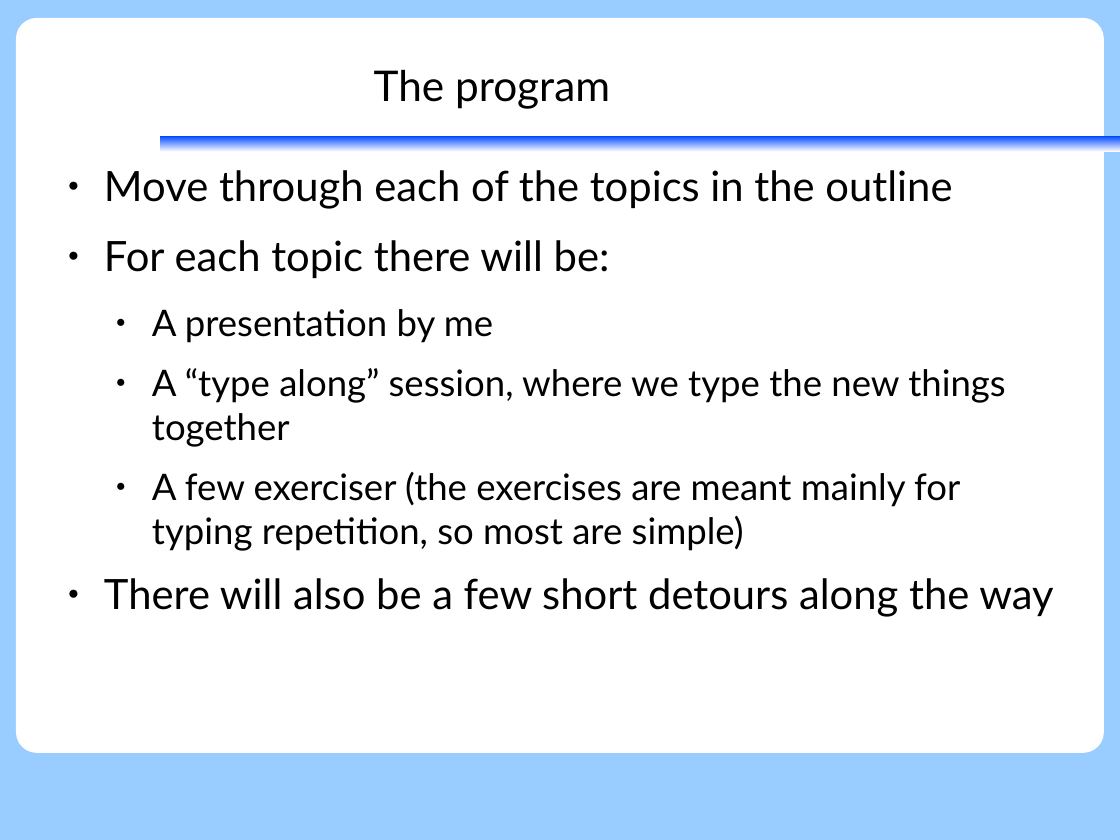
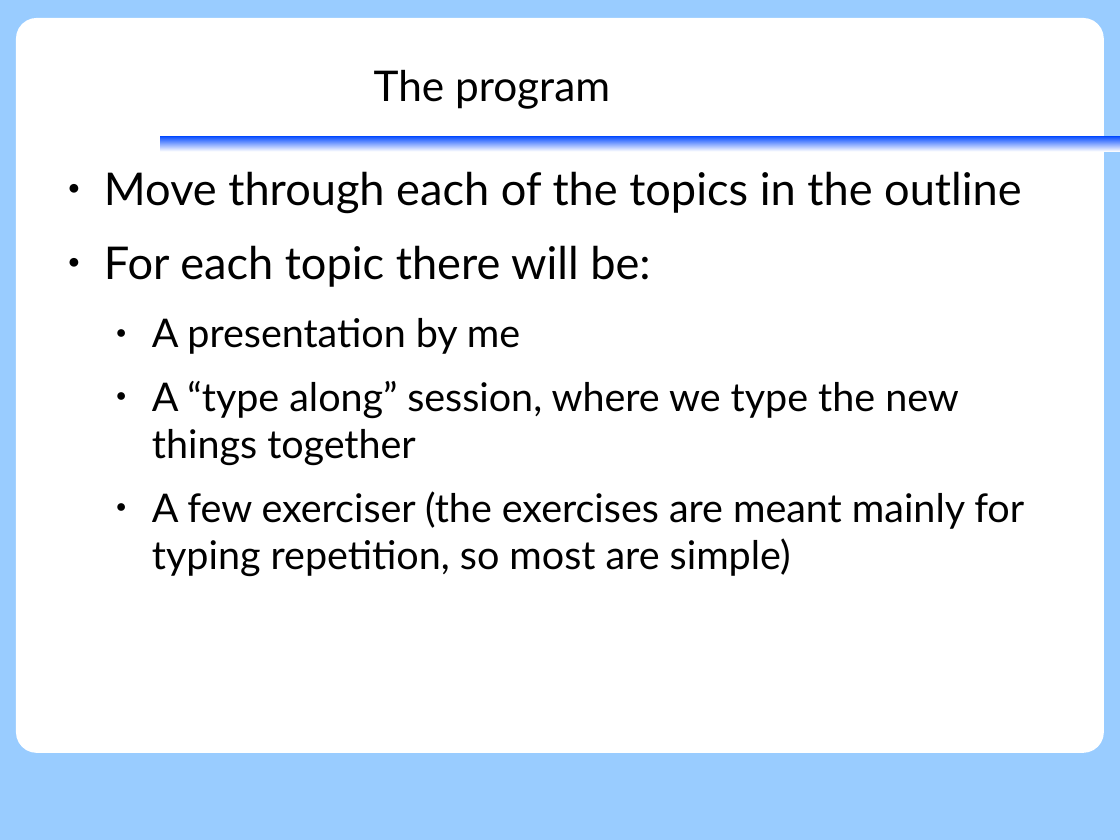
Before and after one commit to KennethNielsen/presentations, a slide deck: slide 2 of python/part2/numpy.odp (slide 3 before the commit). Drawn at 1120x840 pixels with LibreOffice and Linux fonts; fonts in the diff are those of the drawing; background and template pictures are left out. Boxes give left, top, right and bottom in pixels: in the first picture for what was removed or moved away, otherwise in the second. Text is boxed around its words. In the diff, an @@ line names an element or a change of style, - is before the commit and + after.

```diff
--- a/python/part2/numpy.odp
+++ b/python/part2/numpy.odp
@@ text "Move through each of the ..." at box(104, 171, 1024, 577): size 29.6 to 32 pt in "Move through each of the topics in ...", "For each topic there will be:"; size 25.9 to 28 pt in "A presentation by me", "A “type along” session, where we type ...", "A few exerciser (the exercises are meant ..." @@
@@ text at box(104, 578, 1053, 617): paragraph removed @@
-● There will also be a few short detours along the way
```
Also in this commit, not shown: 1 other slide changed, 2 slides added, 2 other files.
